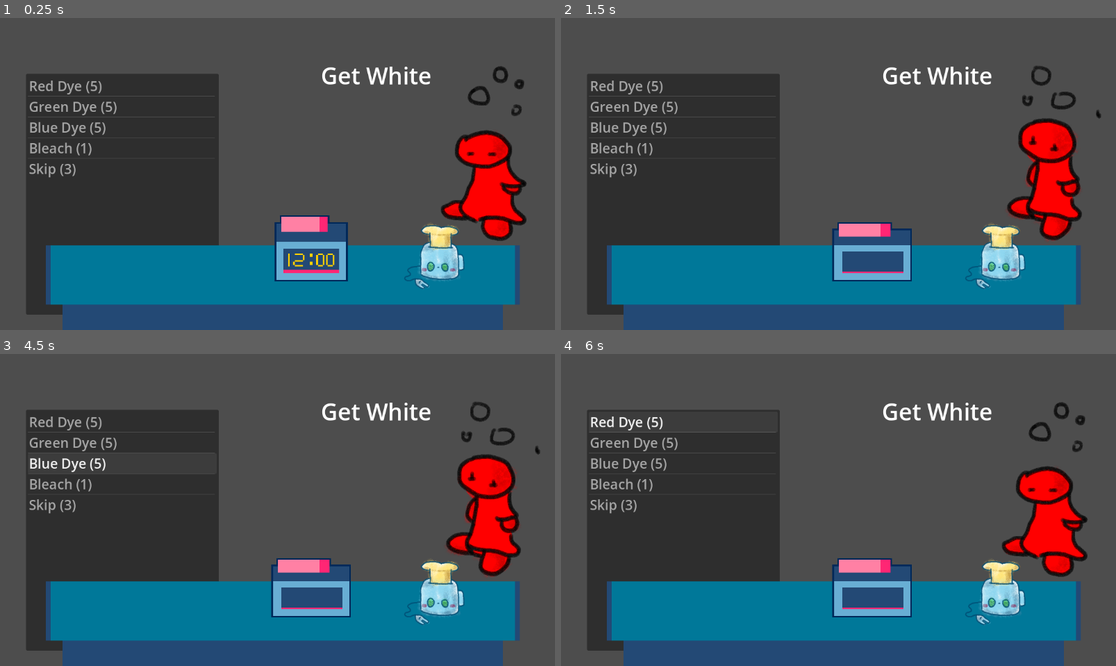
Above: before the commit, frames 1-4 (two rows, left to right).
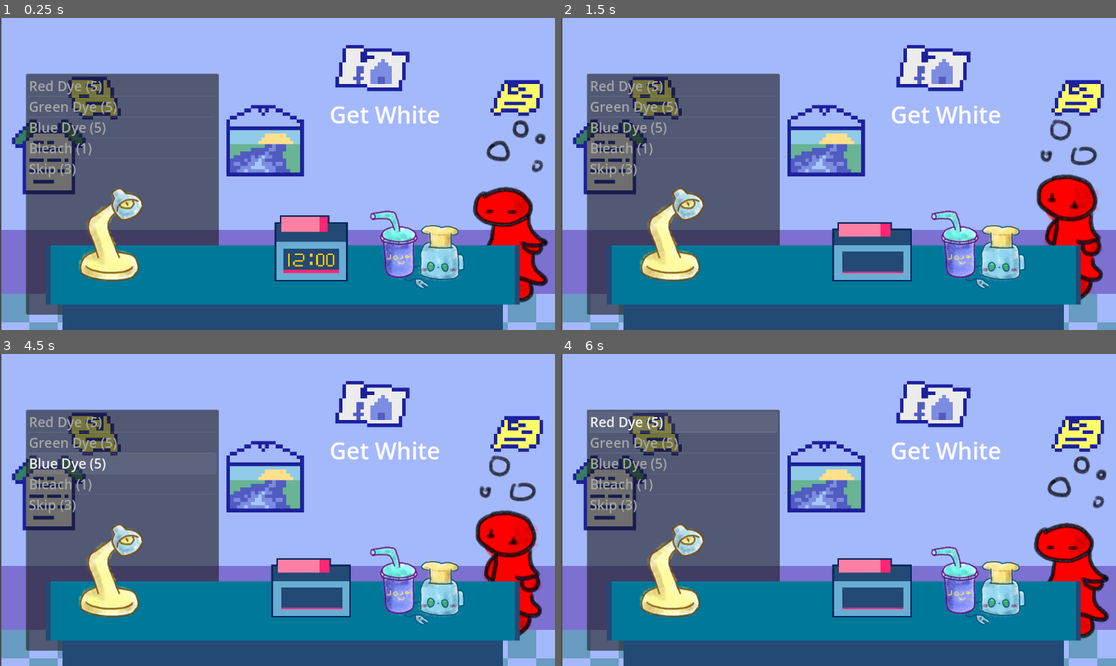
Above: after the commit, the same moments.

Repository: etherware-novice/poisongamejam
Game: Godot game, scene res://scenes/main_game_loop.tscn
Same seed, same stepped clock (60 frames per second), same inputs: the game is played once before the commit and once after it. The engine's default icon, where the game draws it, is replaced by a stand-in: a white triangle on a blue panel in a dark square.
Inputs (mouse positions are in pixels of both pictures, inside the frame that each line leads up to):
- Up to frame 1 (0.25 s): no input
- Up to frame 2 (1.5 s): move the mouse to (960, 158) at 0.52 s; tap Enter at 1.25 s; move the mouse to (727, 189) at 1.27 s
- Up to frame 3 (4.5 s): move the mouse to (333, 441) at 2.02 s; tap Space at 2.75 s; move the mouse to (249, 572) at 2.77 s; move the mouse to (444, 556) at 3.52 s; tap Enter at 4.25 s; move the mouse to (111, 463) at 4.27 s
- Up to frame 4 (6 s): move the mouse to (866, 510) at 5.02 s; move the mouse to (755, 432) at 5.77 s

The runs differ from the first frame. In frame 1, 76% of the frame differs, in the area x 0-100%, y 0-100%; in frame 2, 76%; in frame 3, 76%; in frame 4, 76%.

Commit message:
outfitted the main room

Diff:
--- a/scenes/main_game_loop.tscn
+++ b/scenes/main_game_loop.tscn
@@ -1,7 +1,8 @@
-[gd_scene load_steps=45 format=3 uid="uid://7ckoiqkd3rug"]
+[gd_scene load_steps=48 format=3 uid="uid://7ckoiqkd3rug"]
 
 [ext_resource type="Script" path="res://scripts/main_game_loop.gd" id="1_8klro"]
 [ext_resource type="Texture2D" uid="uid://cv85bmfxveq2f" path="res://icon.svg" id="2_b61lp"]
+[ext_resource type="Texture2D" uid="uid://kg00agmssjs5" path="res://art/mainWall.png" id="2_cf5tt"]
 [ext_resource type="Texture2D" uid="uid://ui1b1rbipwf2" path="res://art/patient_human0000.png" id="3_j3p6x"]
 [ext_resource type="Texture2D" uid="uid://dn13ooxw267yq" path="res://art/patient_human-001.png" id="4_juudm"]
 [ext_resource type="Script" path="res://scripts/patient.gd" id="5_yuu1u"]
@@ -11,6 +12,8 @@
 [ext_resource type="Texture2D" uid="uid://p0aj8io2jo6c" path="res://art/endTable.png" id="9_yn3gi"]
 [ext_resource type="Texture2D" uid="uid://qwq5wof5s27g" path="res://art/table.png" id="10_58mh2"]
 [ext_resource type="Texture2D" uid="uid://wf168t0udt8v" path="res://art/tostermk3.png" id="11_qpb35"]
+[ext_resource type="Texture2D" uid="uid://b8rk7d7u12gys" path="res://art/shaneCola.png" id="12_rfny8"]
+[ext_resource type="Texture2D" uid="uid://07u4pphvtdth" path="res://art/laamp.png" id="13_hscr7"]
 
 [sub_resource type="SpriteFrames" id="SpriteFrames_gfa6j"]
 animations = [{
@@ -317,8 +320,18 @@
 [node name="MainGameLoop" type="Node2D"]
 script = ExtResource("1_8klro")
 
+[node name="MainWall" type="TextureRect" parent="."]
+texture_filter = 1
+offset_left = 3.0
+offset_top = -11.0
+offset_right = 1171.0
+offset_bottom = 654.0
+size_flags_vertical = 3
+texture = ExtResource("2_cf5tt")
+
 [node name="patient" type="AnimatedSprite2D" parent="."]
-position = Vector2(922, 239)
+position = Vector2(959, 357)
+scale = Vector2(1.04297, 1.04297)
 sprite_frames = SubResource("SpriteFrames_gfa6j")
 animation = &"human"
 script = ExtResource("5_yuu1u")
@@ -333,10 +346,10 @@
 script = ExtResource("6_3u6x2")
 
 [node name="status" type="Label" parent="."]
-offset_left = 666.0
-offset_top = 86.0
-offset_right = 1058.0
-offset_bottom = 199.0
+offset_left = 684.0
+offset_top = 167.0
+offset_right = 1076.0
+offset_bottom = 280.0
 theme_override_font_sizes/font_size = 48
 text = "placeholder"
 
@@ -381,6 +394,16 @@
 scale = Vector2(0.333984, 0.333984)
 texture = ExtResource("11_qpb35")
 
+[node name="ShaneCola" type="Sprite2D" parent="."]
+position = Vector2(823, 471)
+scale = Vector2(0.381836, 0.381836)
+texture = ExtResource("12_rfny8")
+
+[node name="Laamp" type="Sprite2D" parent="."]
+position = Vector2(219, 445)
+scale = Vector2(0.44043, 0.44043)
+texture = ExtResource("13_hscr7")
+
 [connection signal="complete" from="patient" to="." method="_on_patient_complete"]
 [connection signal="skipped" from="patient" to="." method="_on_patient_skipped"]
 [connection signal="item_clicked" from="itembag" to="itembag" method="_on_item_clicked"]
Binary file added: art/laamp.png
Not shown, added: art/laamp.png.import
Binary file added: art/mainWall.aseprite
Binary file added: art/mainWall.png
Not shown, added: art/mainWall.png.import
Binary file added: art/shaneCola.png
Not shown, added: art/shaneCola.png.import
Not shown, added: art/laamp.kra
Not shown, added: art/shaneCola.kra
